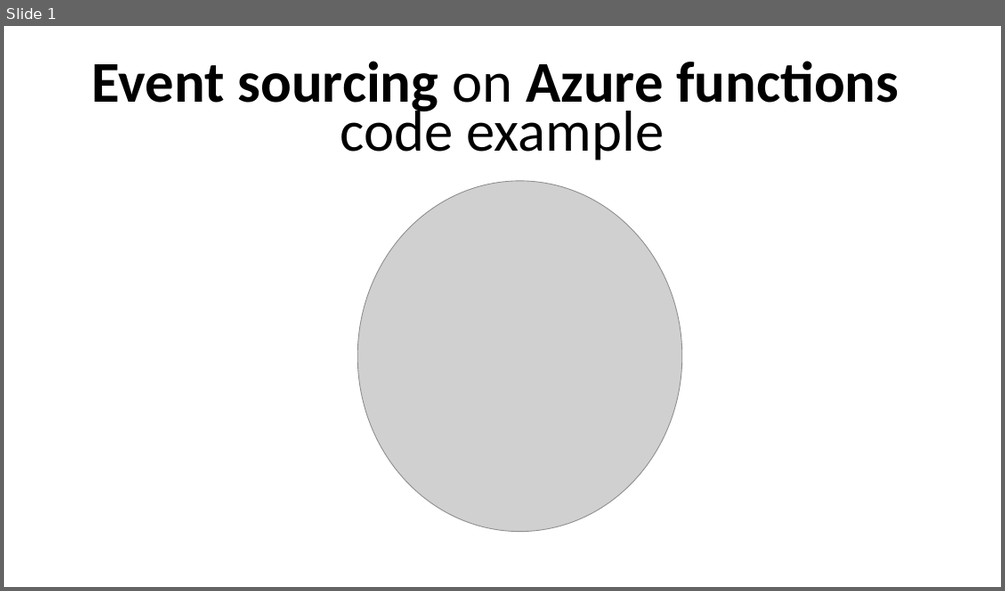
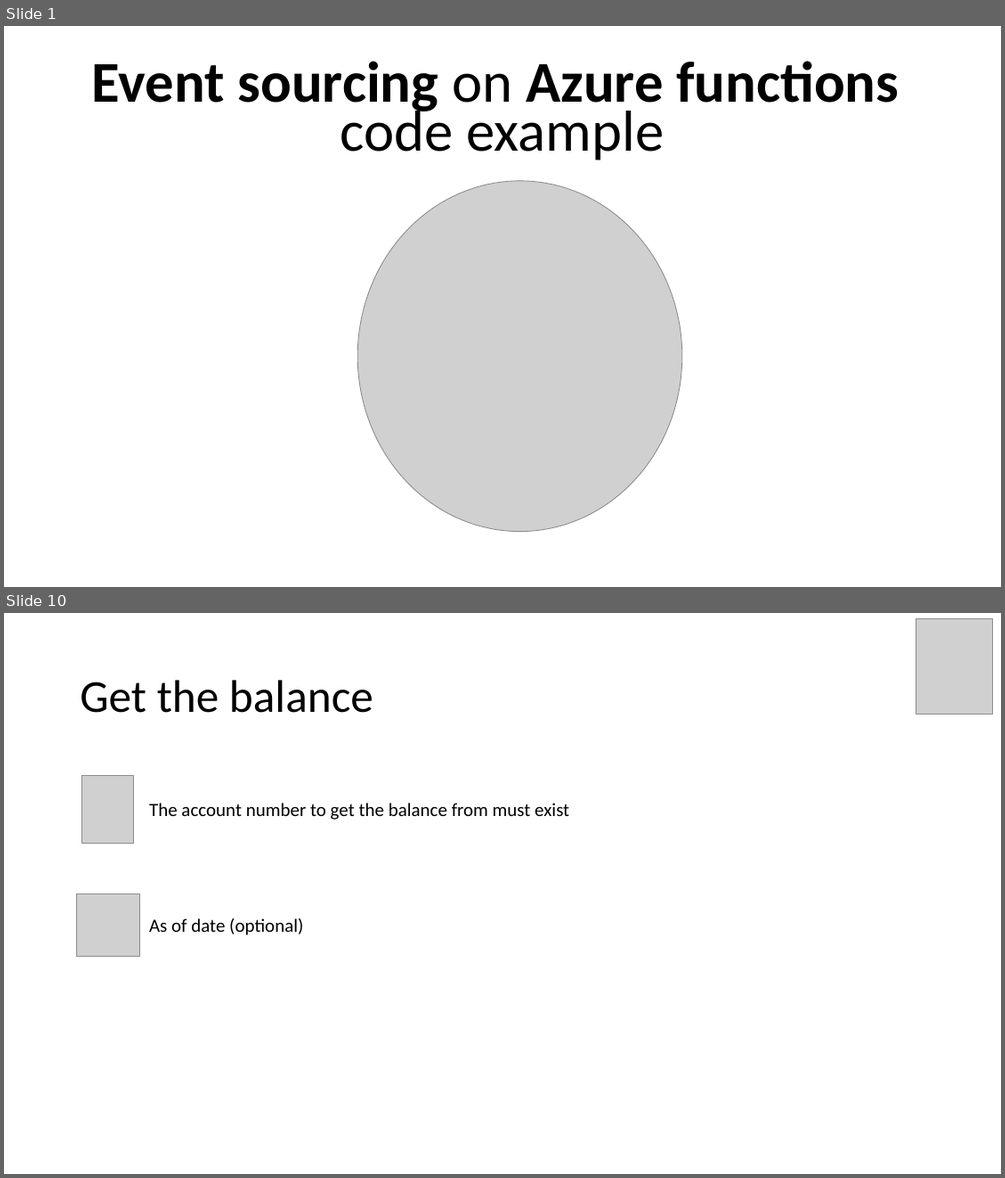
Before and after one commit to MerrionComputing/Presentations, a slide deck: Event sourcing on Azure functions code example.pptx. Shown one above the other, each under a label of ours: slide 1 before the commit, slides 1 and 10 after it; the slides between them are not shown. The pictures are 1005x591 and 1005x1178 pixels, drawn with LibreOffice and Linux fonts; fonts in the diff are those of the drawing; grey boxes stand for pictures. Boxes give left, top, right and bottom in pixels: in the first picture for what was removed or moved away, otherwise in the second. Text is boxed around its words. In the diff, an @@ line names an element or a change of style, - is before the commit and + after.

```diff
--- a/Event sourcing on Azure functions code example.pptx
+++ b/Event sourcing on Azure functions code example.pptx
@@ slide 10 added at [4,613,1001,1174], background #FFFFFF @@
@@ picture added at [915,619,993,714] @@
@@ title added at [80,680,373,713], 44 pt, text #000000 @@
+Get the balance
@@ picture added at [82,775,134,844] @@
@@ text added at [149,803,569,819], 18 pt, text #000000 @@
+The account number to get the balance from must exist
@@ picture added at [77,893,139,956] @@
@@ text added at [149,918,303,935], 18 pt, text #000000 @@
+As of date (optional)
```
Also in this commit, not shown: 12 slides changed, 4 other slides added.
